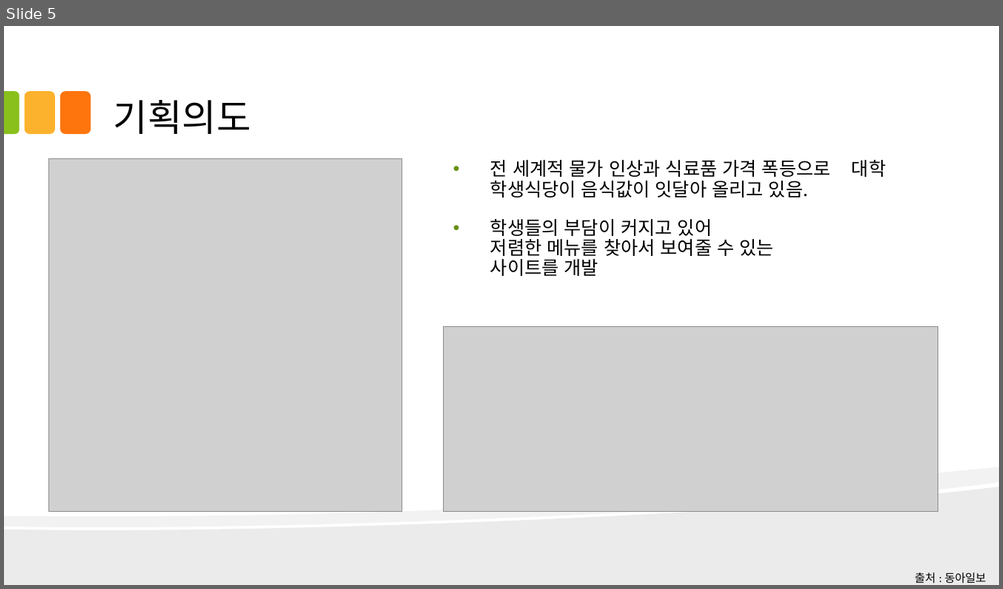
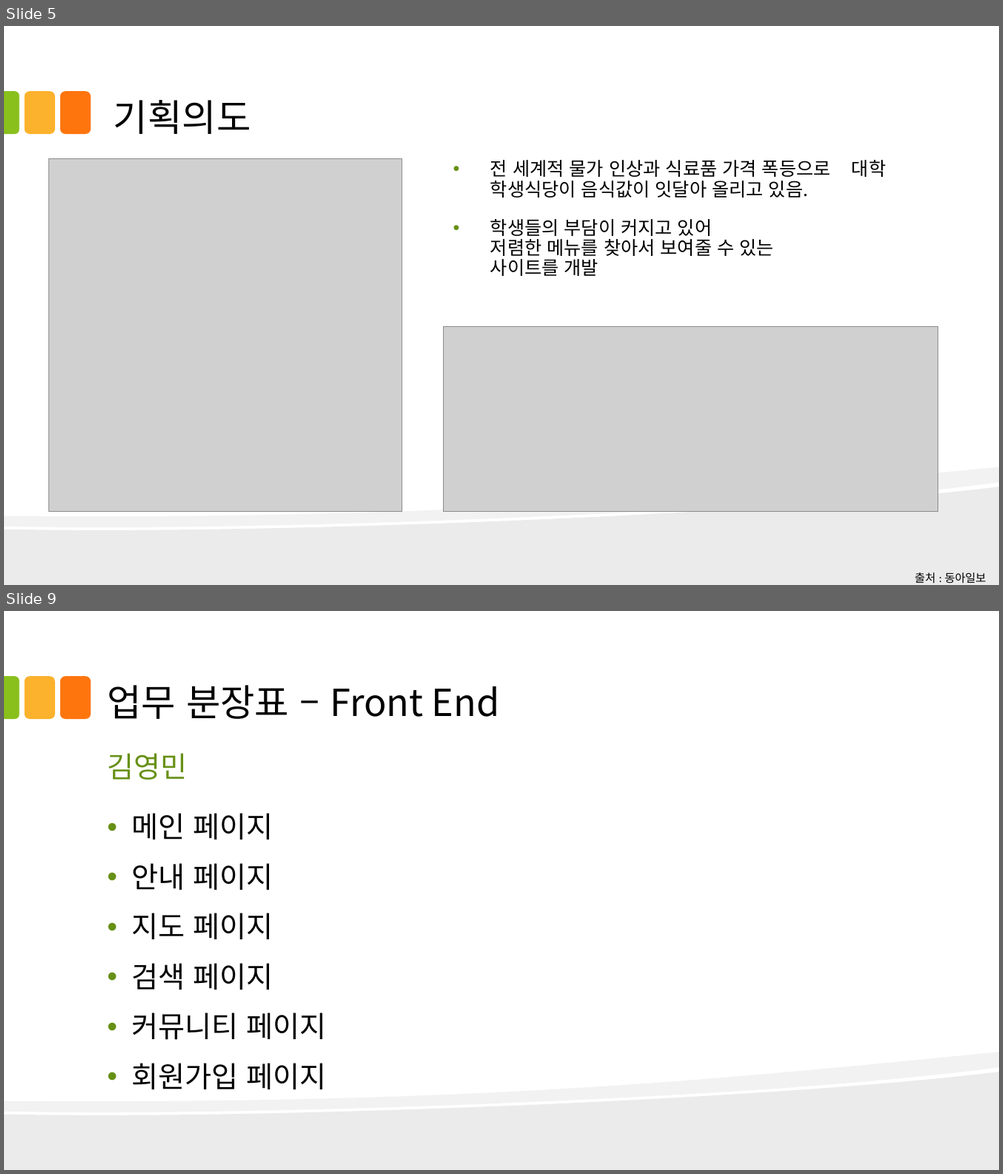
Before and after one commit to kjayvam/HTML, a slide deck: project/ppt/김영민_착한업소찾기_v.0.2.0.pptx. Shown one above the other, each under a label of ours: slide 5 before the commit, slides 5 and 9 after it; the slides between them are not shown. The pictures are 1003x589 and 1003x1174 pixels, drawn with LibreOffice and Linux fonts; fonts in the diff are those of the drawing; grey boxes stand for pictures. Boxes give left, top, right and bottom in pixels: in the first picture for what was removed or moved away, otherwise in the second. Text is boxed around its words. In the diff, an @@ line names an element or a change of style, - is before the commit and + after.

```diff
--- a/project/ppt/김영민_착한업소찾기_v.0.2.0.pptx
+++ b/project/ppt/김영민_착한업소찾기_v.0.2.0.pptx
@@ slide 9 added at (4,611,999,1170), background #FFFFFF; not listed: 5 template elements that a slide beside it also shows @@
@@ title added at (107,685,500,719), 36 pt, text #000000 @@
+업무 분장표 – Front End
@@ text added at (107,753,187,780), 28 pt, text #679015 @@
+김영민
@@ text added at (132,813,327,1090), 28 pt, text #000000 @@
+• 메인 페이지
+• 안내 페이지
+• 지도 페이지
+• 검색 페이지
+• 커뮤니티 페이지
+• 회원가입 페이지
```
Also in this commit, not shown: 5 slides changed, 2 other slides added, 27 slides removed, 8 other files.
